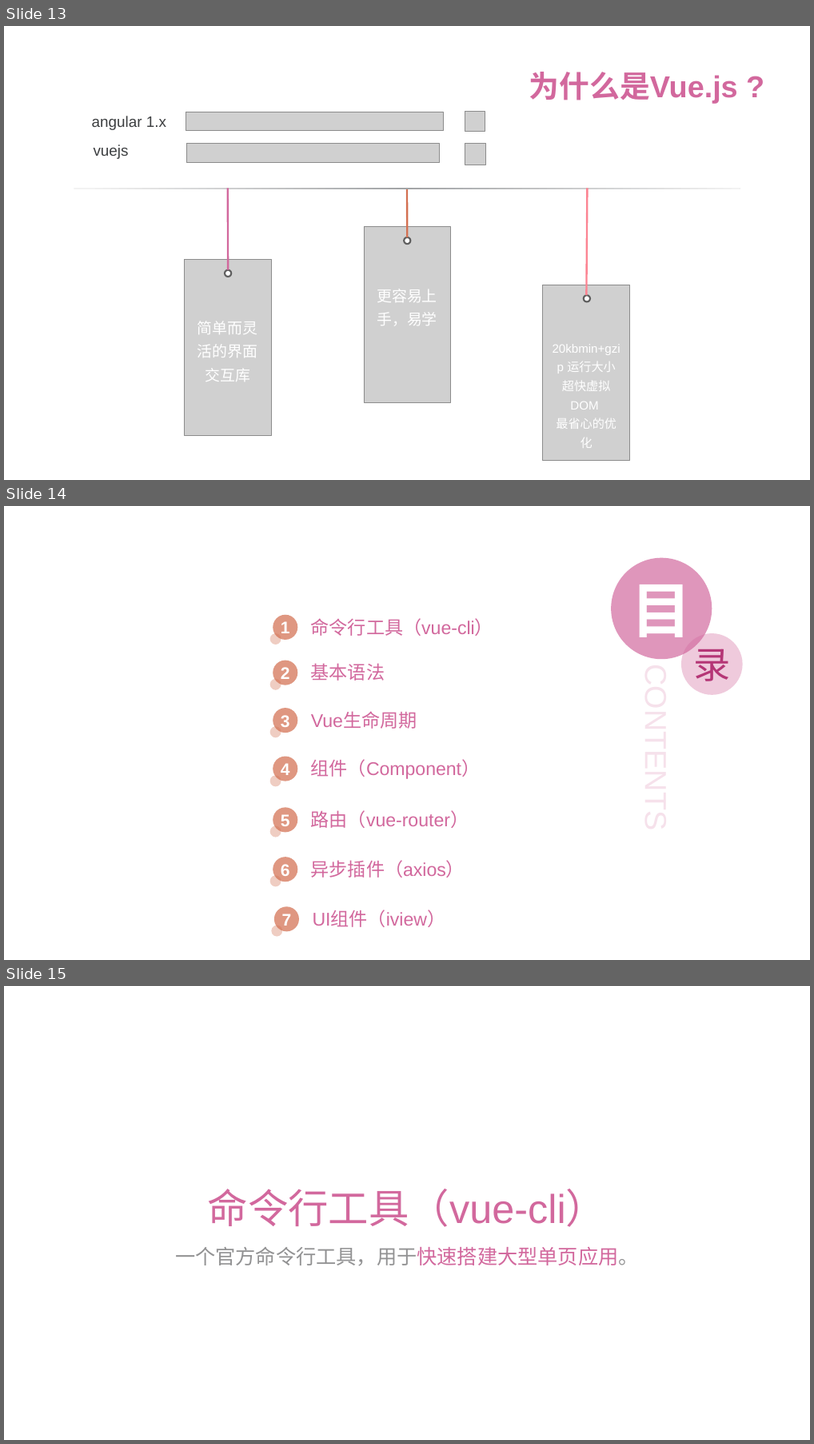
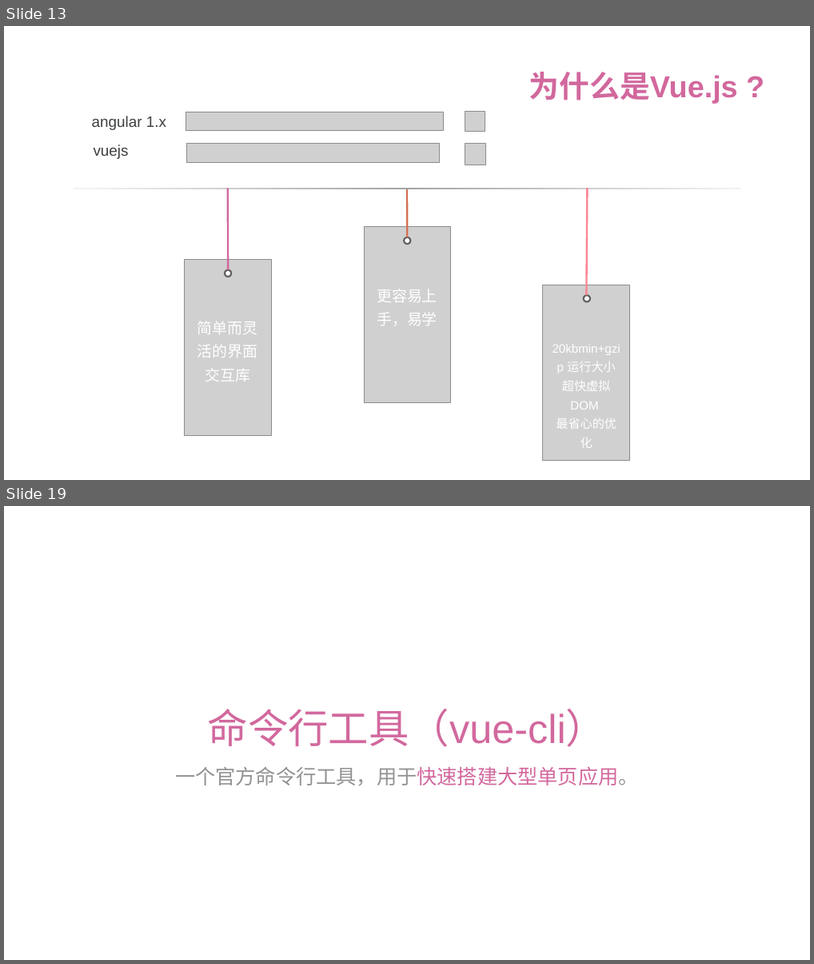
Before and after one commit to ttflowerboys/vue-demo, a slide deck: PPT/vue前后端分离 - 上.pptx. Shown one above the other, each under a label of ours: slides 13, 14 and 15 before the commit, slides 13 and 19 after it; the slides between them are not shown. The pictures are 814x1444 and 814x964 pixels, drawn with LibreOffice and Linux fonts; fonts in the diff are those of the drawing; grey boxes stand for pictures; background and template pictures are left out. Boxes give left, top, right and bottom in pixels: in the first picture for what was removed or moved away, otherwise in the second. Text is boxed around its words. In the diff, an @@ line names an element or a change of style, - is before the commit and + after.

```diff
--- a/PPT/vue前后端分离 - 上.pptx
+++ b/PPT/vue前后端分离 - 上.pptx
@@ slide 14 removed at bbox=[4, 506, 810, 960], background #FFFFFF @@
@@ ellipse removed at bbox=[611, 558, 712, 659] @@
-目
@@ ellipse removed at bbox=[274, 615, 298, 640] @@
-1
@@ text removed at bbox=[311, 618, 494, 636] @@
-命令行工具（vue-cli）
@@ ellipse removed at bbox=[270, 633, 281, 644] @@
@@ ellipse removed at bbox=[682, 633, 742, 695] @@
-录
@@ ellipse removed at bbox=[274, 660, 298, 685] @@
-2
@@ text removed at bbox=[311, 663, 385, 680] @@
-基本语法
@@ text removed at bbox=[638, 664, 678, 845] @@
-CONTENTS
@@ ellipse removed at bbox=[270, 679, 281, 690] @@
@@ ellipse removed at bbox=[274, 708, 298, 732] @@
-3
@@ text removed at bbox=[311, 712, 417, 728] @@
-Vue生命周期
@@ ellipse removed at bbox=[270, 726, 281, 738] @@
@@ ellipse removed at bbox=[274, 756, 298, 780] @@
-4
@@ text removed at bbox=[311, 759, 480, 779] @@
-组件（Component）
@@ ellipse removed at bbox=[270, 776, 281, 787] @@
@@ ellipse removed at bbox=[274, 808, 298, 832] @@
-5
@@ text removed at bbox=[311, 810, 469, 828] @@
-路由（vue-router）
@@ ellipse removed at bbox=[270, 826, 281, 837] @@
@@ ellipse removed at bbox=[274, 857, 298, 882] @@
-6
@@ text removed at bbox=[311, 860, 465, 877] @@
-异步插件（axios）
@@ ellipse removed at bbox=[270, 875, 281, 887] @@
@@ ellipse removed at bbox=[274, 907, 299, 932] @@
-7
@@ text removed at bbox=[313, 911, 446, 927] @@
-UI组件（iview）
@@ ellipse removed at bbox=[271, 925, 282, 936] @@
@@ what was slide 15 is now slide 19 @@
```
Also in this commit, not shown: 6 slides changed, 23 slides added, 3 other slides removed.
